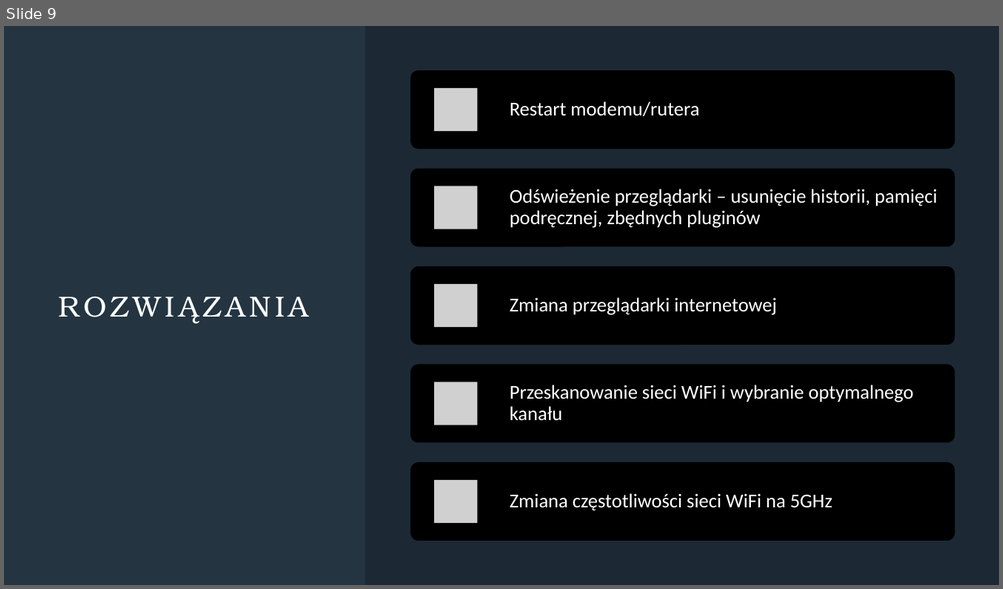
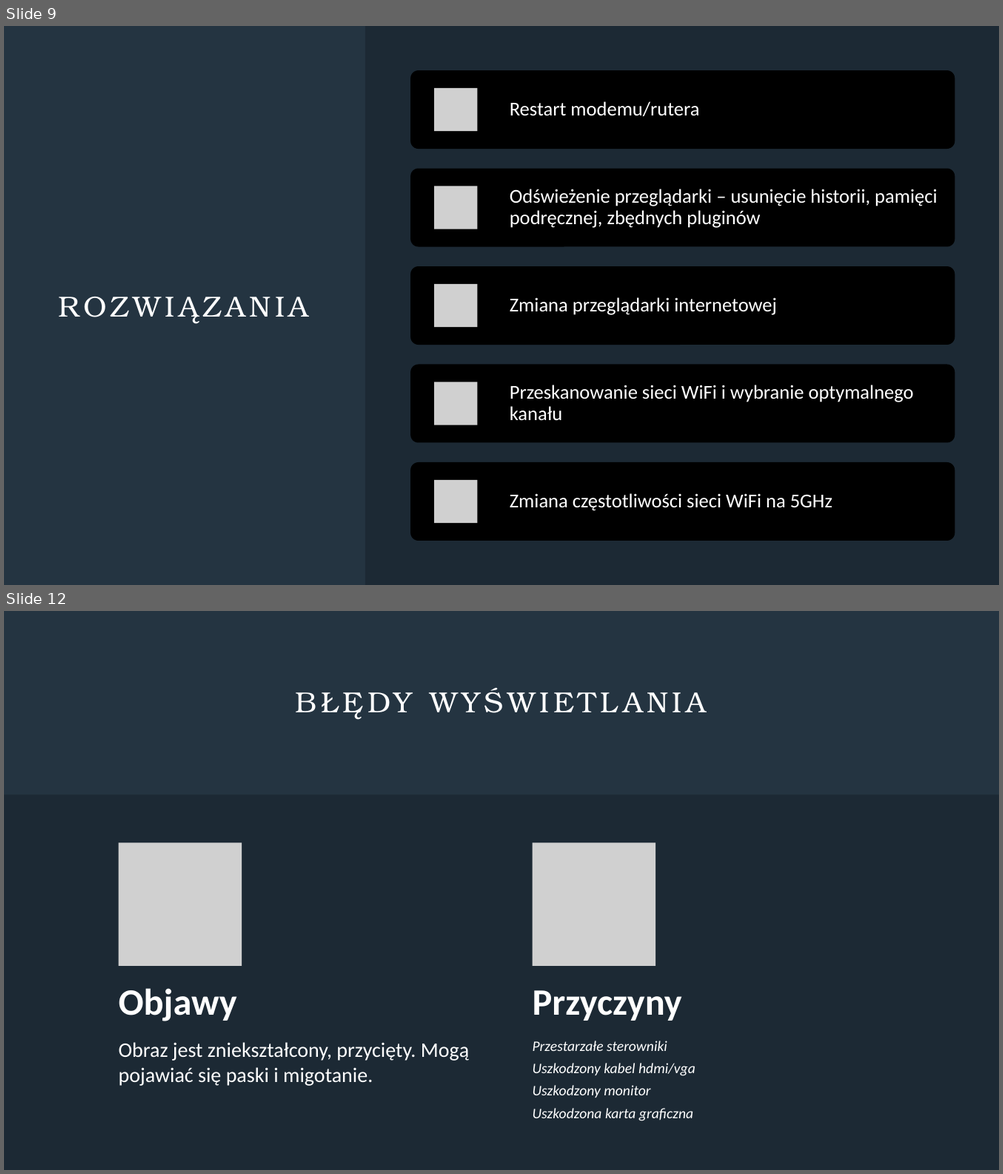
Before and after one commit to blackbat13/cs-lut, a slide deck: Typowe problemy z komputerem.pptx. Shown one above the other, each under a label of ours: slide 9 before the commit, slides 9 and 12 after it; the slides between them are not shown. The pictures are 1003x589 and 1003x1174 pixels, drawn with LibreOffice and Linux fonts; fonts in the diff are those of the drawing; grey boxes stand for pictures. Boxes give left, top, right and bottom in pixels: in the first picture for what was removed or moved away, otherwise in the second. Text is boxed around its words. In the diff, an @@ line names an element or a change of style, - is before the commit and + after.

```diff
--- a/Typowe problemy z komputerem.pptx
+++ b/Typowe problemy z komputerem.pptx
@@ slide 12 added at bbox=[4, 611, 999, 1170], background #243441 @@
@@ title added at bbox=[92, 655, 910, 747], 28 pt, text #FFFFFF @@
+BŁĘDY WYŚWIETLANIA
@@ rectangle added at bbox=[4, 795, 999, 1170], fill #243441 @@
@@ group added at bbox=[118, 843, 695, 1122]: 4 texts, 2 pictures @@
+Objawy
+Obraz jest zniekształcony, przycięty. Mogą pojawiać się paski i migotanie.
+Przyczyny
+Przestarzałe sterowniki
+Uszkodzony kabel hdmi/vga
+Uszkodzony monitor
+Uszkodzona karta graficzna
```
Also in this commit, not shown: 1 slide changed, 2 other slides added, 1 slide removed.
